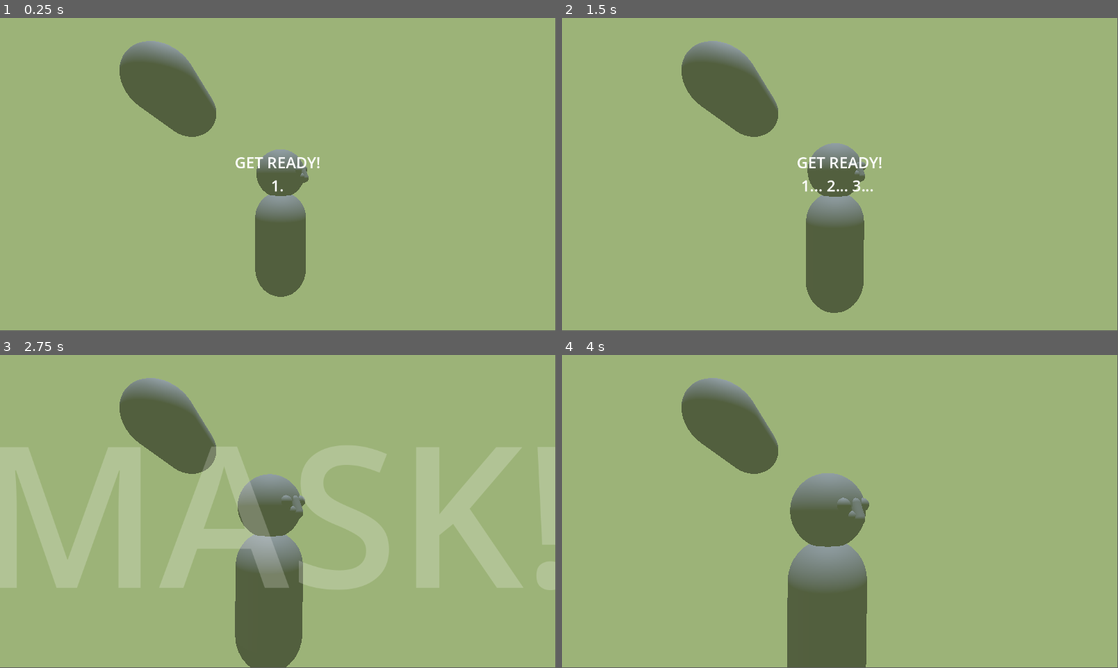
Above: before the commit, frames 1-4 (two rows, left to right).
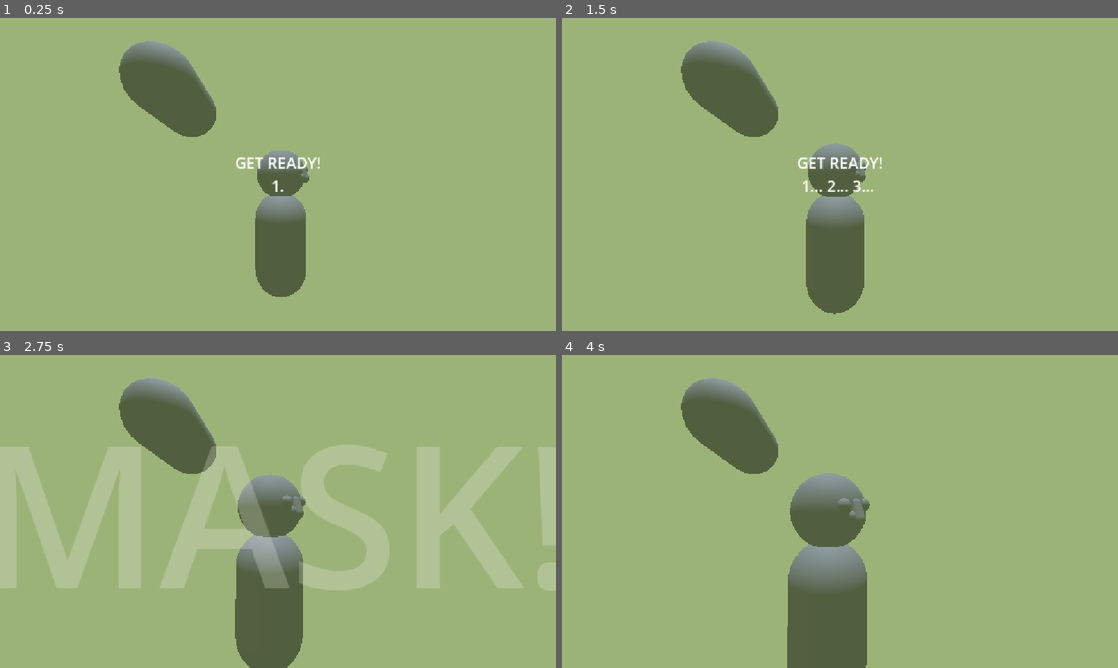
Above: after the commit, the same moments.

Repository: moziz/giants-gala-journey-2026
Game: Godot game, scene res://riku/riku.tscn
Same seed, same stepped clock (60 frames per second), same inputs: the game is played once before the commit and once after it. Before the commit the project has no main scene; this scene is started directly in both runs.
Inputs:
- Up to frame 1 (0.25 s): no input
- Up to frame 2 (1.5 s): hold Ctrl 0.53-1.28 s; tap Shift at 1.35 s
- Up to frame 3 (2.75 s): hold Ctrl from 2.03 s (still down)
- Up to frame 4 (4 s): release Ctrl at 2.78 s; tap Shift at 2.85 s; tap Enter at 3.5 s; hold Ctrl from 3.53 s (still down)
In our replay, the window is 799x449 before the commit and 800x450 after it. These sizes can differ from the game's own. Grey fills any space a smaller window leaves; there, only what the larger window draws over its background counts as a difference.

The runs differ from the first frame. In frame 1, 0.3% of the frame differs, in the area x 21-58%, y 7-90%; in frame 2, 0.4%, in the area x 21-58%, y 7-95%; in frame 3, 0.3%; in frame 4, 0.2%.

Commit message:
stretch mode, main scene

Diff:
--- a/giants-gala-godot/project.godot
+++ b/giants-gala-godot/project.godot
@@ -11,8 +11,13 @@
 [application]
 
 config/name="giants-gala-godot"
+run/main_scene="uid://p1nxh78kdjbh"
 config/features=PackedStringArray("4.6", "Forward Plus")
 config/icon="res://icon.svg"
+
+[display]
+
+window/stretch/mode="canvas_items"
 
 [physics]
 
